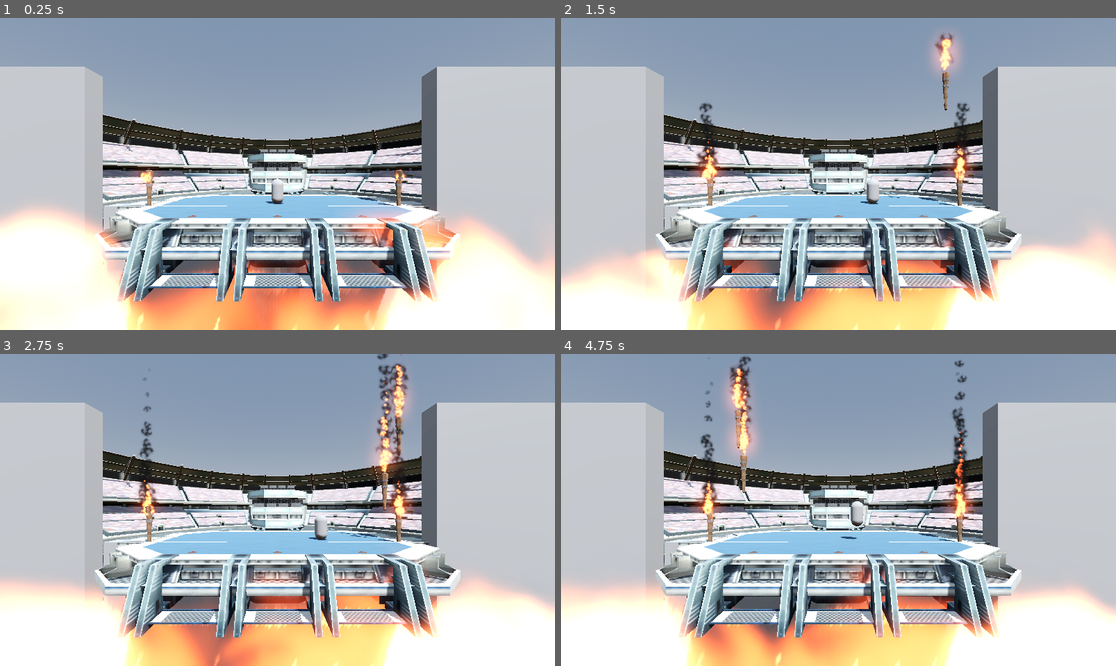
Above: before the commit, frames 1-4 (two rows, left to right).
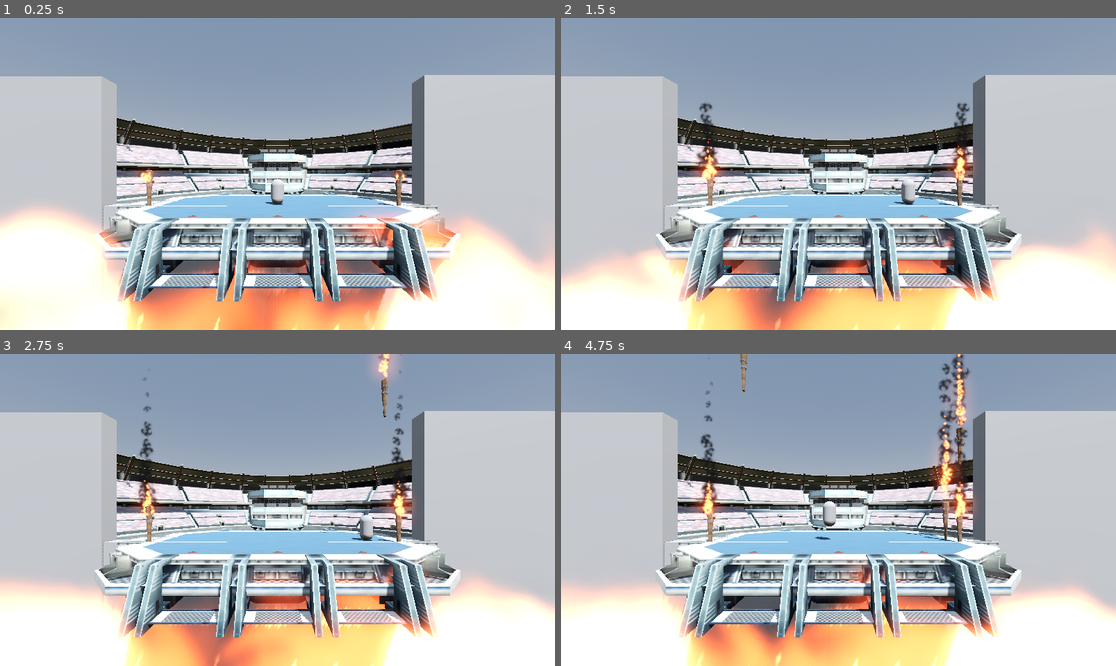
Above: after the commit, the same moments.

Repository: Nah700/TorchesFall
Game: Godot game, scene res://node_3d.tscn
Two runs of this game, one before a commit and one after it. Both use one fixed random seed, a clock stepped at 60 frames per second and the inputs below.
Inputs:
- Up to frame 1 (0.25 s): no input
- Up to frame 2 (1.5 s): hold D (move_right) 0.53-1.28 s; tap Space (jump) at 0.77 s; hold A (move_left) from 1.28 s (still down)
- Up to frame 3 (2.75 s): tap Space (jump) at 1.52 s; release A (move_left) at 2.03 s; hold D (move_right) from 2.03 s (still down)
- Up to frame 4 (4.75 s): tap Space (jump) at 3.02, 3.77, 4.52 s; release D (move_right) at 3.53 s; hold A (move_left) from 3.53 s (still down)

The runs differ from the first frame. In frame 1, 3.9% of the frame differs, in the area x 0-100%, y 15-92%; in frame 2, 4.8%; in frame 3, 6.1%; in frame 4, 7.5%, in the area x 0-100%, y 0-85%.

Commit message:
feat: added global timer and changed Y of spawn and fixed boders not blocking anymore

Diff:
--- a/Player.gd
+++ b/Player.gd
@@ -1,6 +1,6 @@
 extends CharacterBody3D
 
-var speed = 5.0
+var speed = 10.0
 var gravity = -100
 var jump_force = 15.0
 
--- a/node_3d.gd
+++ b/node_3d.gd
@@ -24,6 +24,15 @@
 	mob.initialize(spawn_position, player_position)
 	add_child(mob)
 
-func _on_despawn_area_body_entered(body):
+func _on_despawn_area_body_entered(body): #décrémenation
 	if body.is_in_group("mobs"):
 		body.queue_free()
+
+
+func _on_detection_area_body_entered(body): #incrémentation
+	if body.is_in_group("mobs"):
+		body.queue_free()
+
+
+func _on_game_time_timeout():
+	print("Game is finished")
--- a/node_3d.tscn
+++ b/node_3d.tscn
@@ -35,6 +35,8 @@
 
 [sub_resource type="ConvexPolygonShape3D" id="ConvexPolygonShape3D_q2s62"]
 points = PackedVector3Array(-0.125207, -0.532801, -0.480507, 0.0227831, 0.47607, 0.498884, 0.169713, 0.559144, 0.464172 …(924 unchanged characters)…
+
+[sub_resource type="CapsuleShape3D" id="CapsuleShape3D_45mpc"]
 
 [sub_resource type="VisualShaderNodeMix" id="VisualShaderNodeMix_o5hjq"]
 default_input_values = [0, Quaternion(0, 0, 0, 0), 1, Quaternion(1, 1, 1, 1), 2, 0.5]
@@ -386,7 +388,7 @@
 skeleton = NodePath("../..")
 
 [node name="InvisibleRightWall" type="StaticBody3D" parent="."]
-transform = Transform3D(1, 0, 0, 0, 1, 0, 0, 0, 1, 27, 10, 0)
+transform = Transform3D(1, 0, 0, 0, 1, 0, 0, 0, 1, 27, 10, -1.17448)
 script = SubResource("GDScript_3dek3")
 
 [node name="Mesh" type="MeshInstance3D" parent="InvisibleRightWall"]
@@ -400,7 +402,7 @@
 shape = SubResource("BoxShape3D_ti6ue")
 
 [node name="InvisibleLeftWall" type="StaticBody3D" parent="."]
-transform = Transform3D(1, 0, 0, 0, 1, 0, 0, 0, 1, -27, 10, 0)
+transform = Transform3D(1, 0, 0, 0, 1, 0, 0, 0, 1, -27, 10, -1.3747)
 script = SubResource("GDScript_3dek3")
 
 [node name="Mesh" type="MeshInstance3D" parent="InvisibleLeftWall"]
@@ -414,17 +416,21 @@
 shape = SubResource("BoxShape3D_ti6ue")
 
 [node name="Player" type="CharacterBody3D" parent="."]
-transform = Transform3D(1, 0, 0, 0, 1, 0, 0, 0, 1, 0, 0, -1.32577)
+transform = Transform3D(1, 0, 0, 0, 1, 0, 0, 0, 1, 0, 0.732665, -4.01545)
 script = ExtResource("1_ahu8d")
 
 [node name="MeshInstance3D" type="MeshInstance3D" parent="Player"]
-transform = Transform3D(1, 0, 0, 0, 1, 0, 0, 0, 1, 0, 1.02395, -3)
 mesh = SubResource("CapsuleMesh_l5hea")
 skeleton = NodePath("")
 
 [node name="CollisionShape3D" type="CollisionShape3D" parent="Player"]
-transform = Transform3D(1, 0, 0, 0, 1, 0, 0, 0, 1, 0, 1.02395, -3)
 shape = SubResource("ConvexPolygonShape3D_q2s62")
+
+[node name="DetectionArea" type="Area3D" parent="Player"]
+
+[node name="CollisionShape3D" type="CollisionShape3D" parent="Player/DetectionArea"]
+transform = Transform3D(1.2, 0, 0, 0, 1.2, 0, 0, 0, 1.2, 0, 0, 0)
+shape = SubResource("CapsuleShape3D_45mpc")
 
 [node name="FireRed1" type="Node3D" parent="."]
 transform = Transform3D(1, 0, 0, 0, 1, 0, 0, 0, 1, 13.4449, -6.61195, -2.15028)
@@ -594,7 +600,7 @@
 shape = SubResource("BoxShape3D_tu6pb")
 
 [node name="SpawnArea" type="Area3D" parent="."]
-transform = Transform3D(1, 0, 0, 0, 1, 0, 0, 0, 1, 0, 10.6649, -4.19635)
+transform = Transform3D(1, 0, 0, 0, 1, 0, 0, 0, 1, 0, 19.4564, -4.19635)
 
 [node name="CollisionShape" type="CollisionShape3D" parent="SpawnArea"]
 shape = SubResource("BoxShape3D_7hjpx")
@@ -602,5 +608,11 @@
 [node name="MobTimer" type="Timer" parent="."]
 autostart = true
 
+[node name="GameTime" type="Timer" parent="."]
+wait_time = 120.0
+autostart = true
+
+[connection signal="body_entered" from="Player/DetectionArea" to="." method="_on_detection_area_body_entered"]
 [connection signal="body_entered" from="DespawnArea" to="." method="_on_despawn_area_body_entered"]
 [connection signal="timeout" from="MobTimer" to="." method="_on_mob_timer_timeout"]
+[connection signal="timeout" from="GameTime" to="." method="_on_game_time_timeout"]
Not shown: 1 places in node_3d.tscn that only renumber resources
